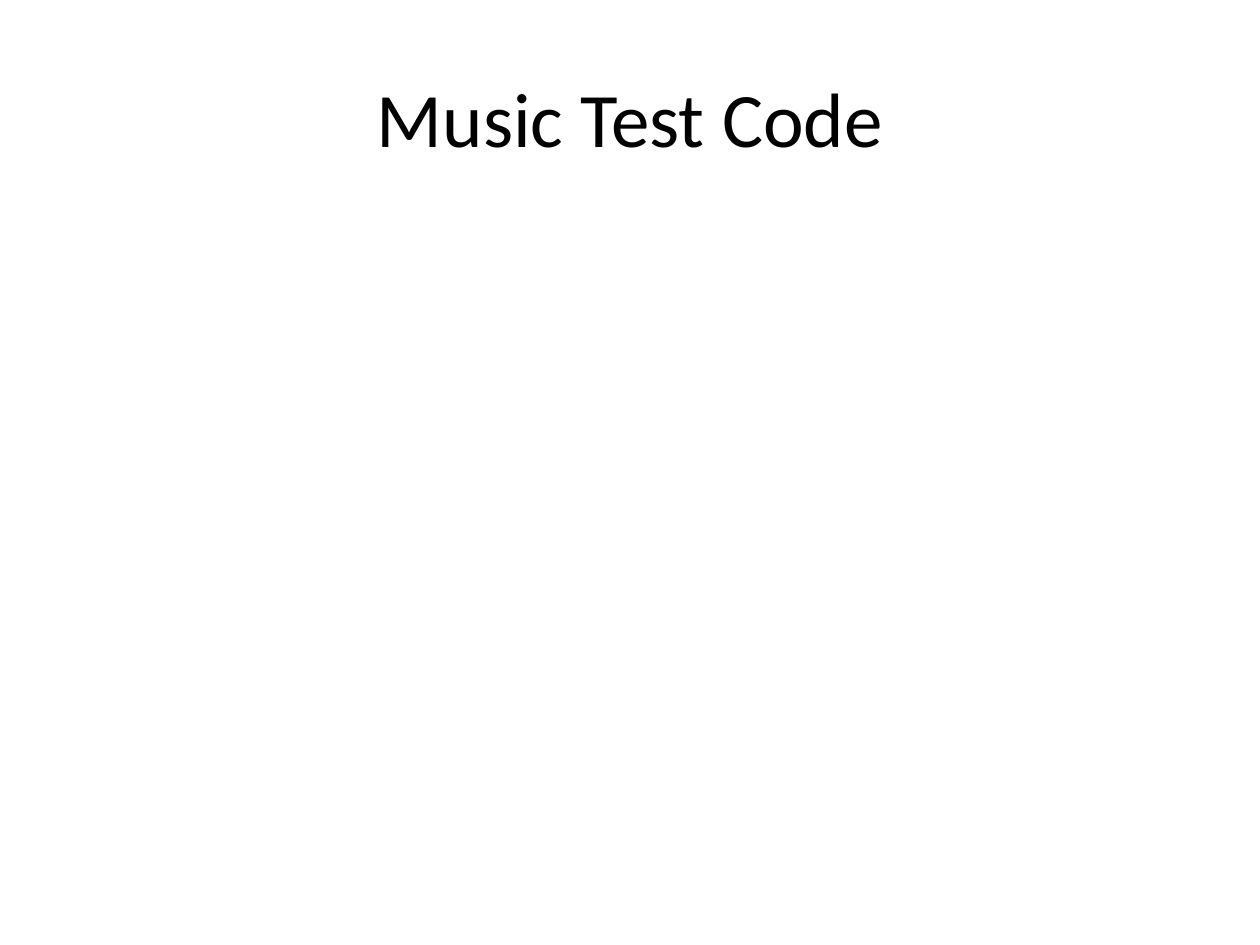
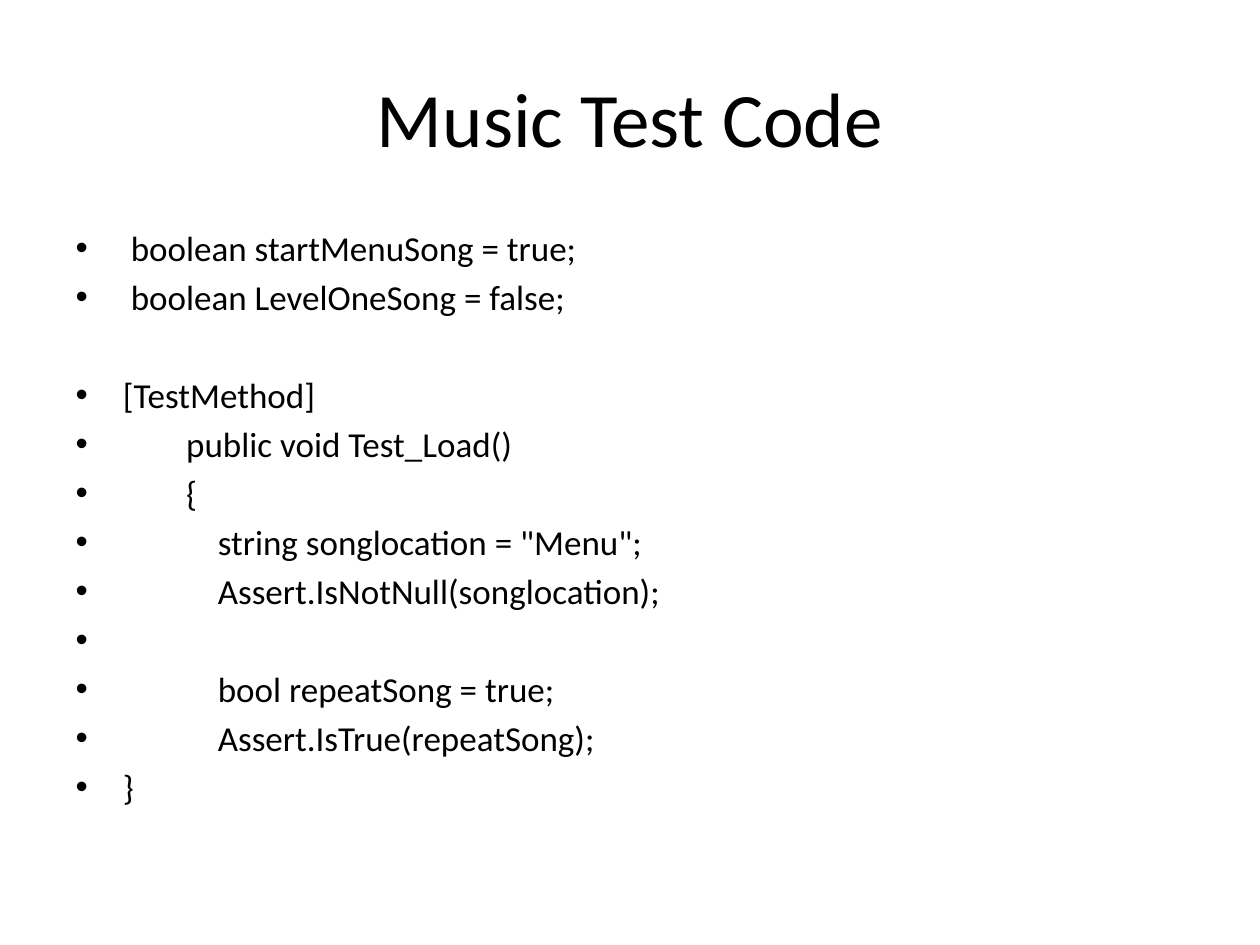
Before and after one commit to csce3513/Team15, a slide deck: slide 3 of Project Starfighter 1.1.pptx. Drawn at 1260x945 pixels with LibreOffice and Linux fonts; fonts in the diff are those of the drawing; background and template pictures are left out. Boxes give left, top, right and bottom in pixels: in the first picture for what was removed or moved away, otherwise in the second. Text is boxed around its words. In the diff, an @@ line names an element or a change of style, - is before the commit and + after.

Commit message:
Updated Music Test Code

```diff
--- a/Project Starfighter 1.1.pptx
+++ b/Project Starfighter 1.1.pptx
@@ text added at <box>123,236,660,757</box>, 20 pt, text #000000 @@
+• boolean startMenuSong = true;
+• boolean LevelOneSong = false;
+• [TestMethod]
+• public void Test_Load()
+• {
+• string songlocation = "Menu";
+• Assert.IsNotNull(songlocation);
+• bool repeatSong = true;
+• Assert.IsTrue(repeatSong);
+• }
```
Also in this commit, not shown: 2 slides added, 1 slide removed.
